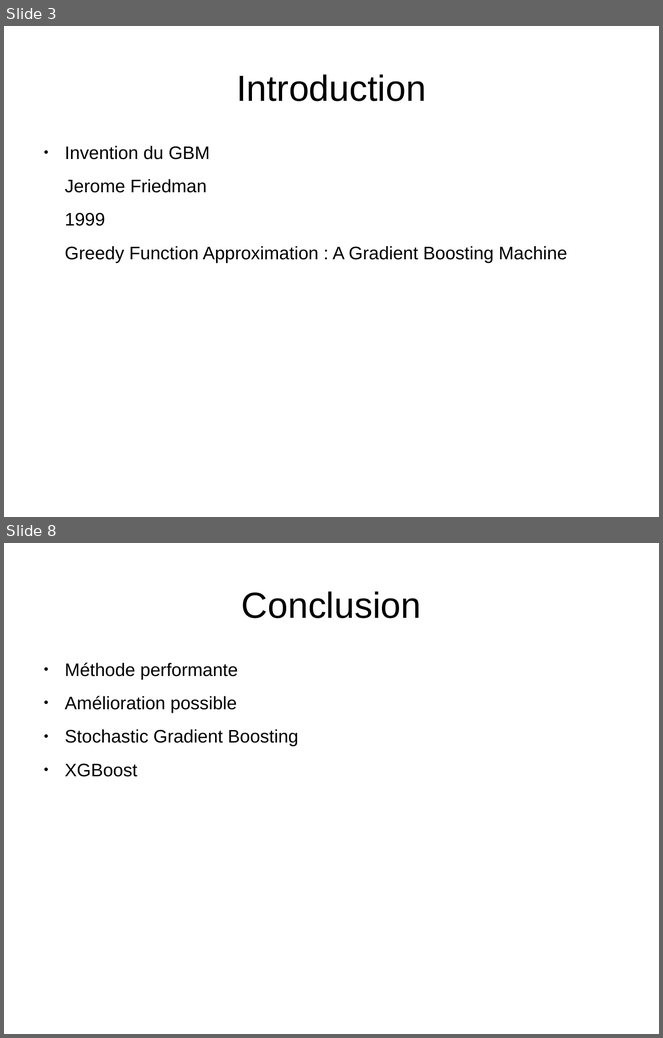
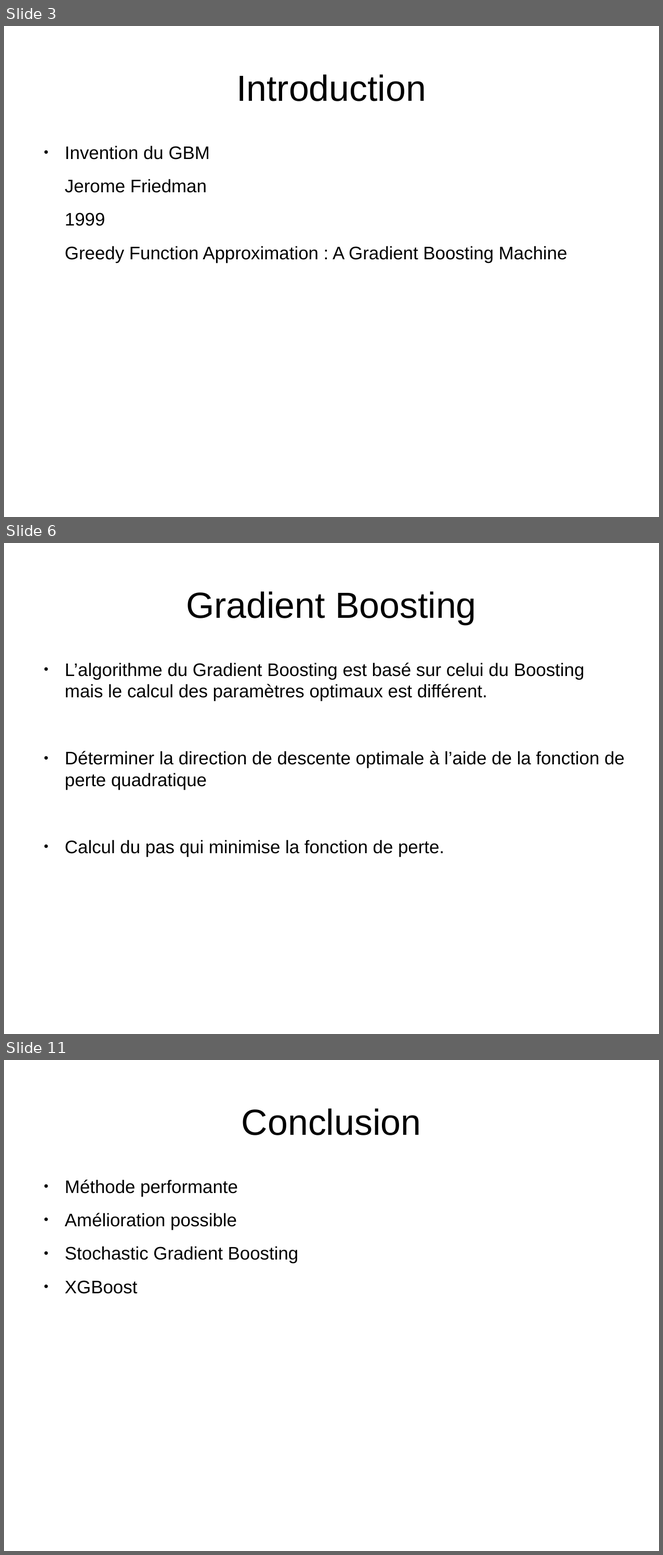
Before and after one commit to kad15/GBM, a slide deck: GBM_andreas.odp. Shown one above the other, each under a label of ours: slides 3 and 8 before the commit, slides 3, 6 and 11 after it; the slides between them are not shown. The pictures are 663x1038 and 663x1555 pixels, drawn with LibreOffice and Linux fonts; fonts in the diff are those of the drawing; background and template pictures are left out. Boxes give left, top, right and bottom in pixels: in the first picture for what was removed or moved away, otherwise in the second. Text is boxed around its words. In the diff, an @@ line names an element or a change of style, - is before the commit and + after.

```diff
--- a/GBM_andreas.odp
+++ b/GBM_andreas.odp
@@ slide 6 added at box(4, 543, 659, 1034), background #FFFFFF @@
@@ title added at box(186, 591, 477, 625), 44 pt, text #000000 @@
+Gradient Boosting
@@ text added at box(65, 663, 625, 857), 22 pt, text #000000 @@
+● L’algorithme du Gradient Boosting est basé sur celui du Boosting mais le calcul des paramètres optimaux est différent.
+● Déterminer la direction de descente optimale à l’aide de la fonction de perte quadratique
+● Calcul du pas qui minimise la fonction de perte.
@@ what was slide 8 is now slide 11 @@
```
Also in this commit, not shown: 2 slides changed, 5 other slides added, 3 slides removed.
